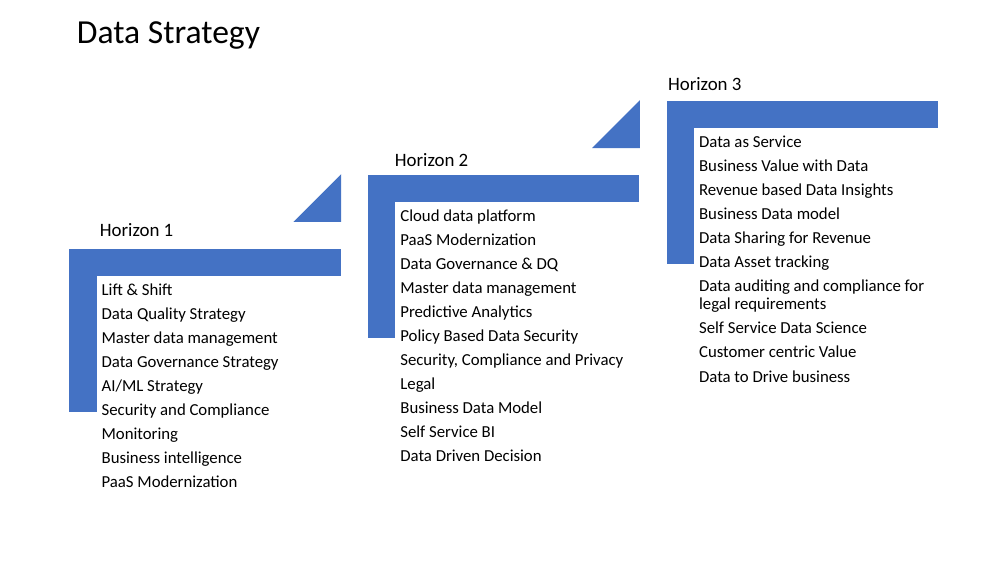
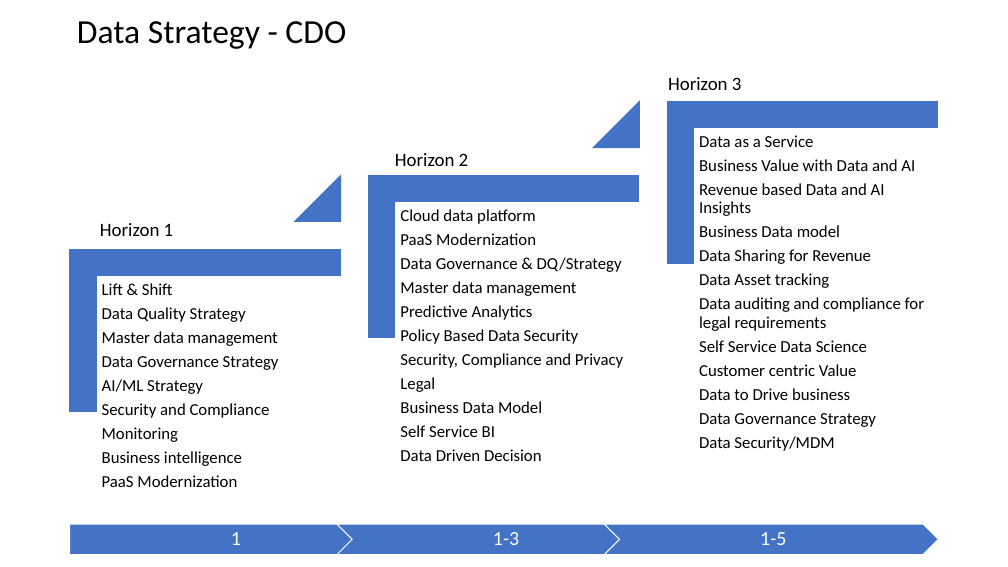
Before and after one commit to balakreshnan/datastrategy, a slide deck: slide 3 of DataHorizon.pptx (slide 2 before the commit). Drawn at 1008x567 pixels with LibreOffice and Linux fonts; fonts in the diff are those of the drawing. Boxes give left, top, right and bottom in pixels: in the first picture for what was removed or moved away, otherwise in the second. Text is boxed around its words. In the diff, an @@ line names an element or a change of style, - is before the commit and + after.

```diff
--- a/DataHorizon.pptx
+++ b/DataHorizon.pptx
@@ title at [77, 21, 346, 49]: text changed @@
-Data Strategy
+Data Strategy - CDO
@@ text at [699, 135, 915, 216]: text changed @@
-Data as Service
-Business Value with Data
-Revenue based Data Insights
+Data as a Service
+Business Value with Data and AI
+Revenue based Data and AI Insights
@@ text at [400, 257, 622, 272]: text changed @@
-Data Governance & DQ
+Data Governance & DQ/Strategy
@@ text at [699, 413, 876, 451]: paragraphs added @@
+Data Governance Strategy
+Data Security/MDM
@@ group added at [70, 524, 938, 554]: 3 texts, 2 chevrons, 1 pentagon arrow @@
+1
+1-3
+1-5
```
Also in this commit, not shown: 1 slide added.
